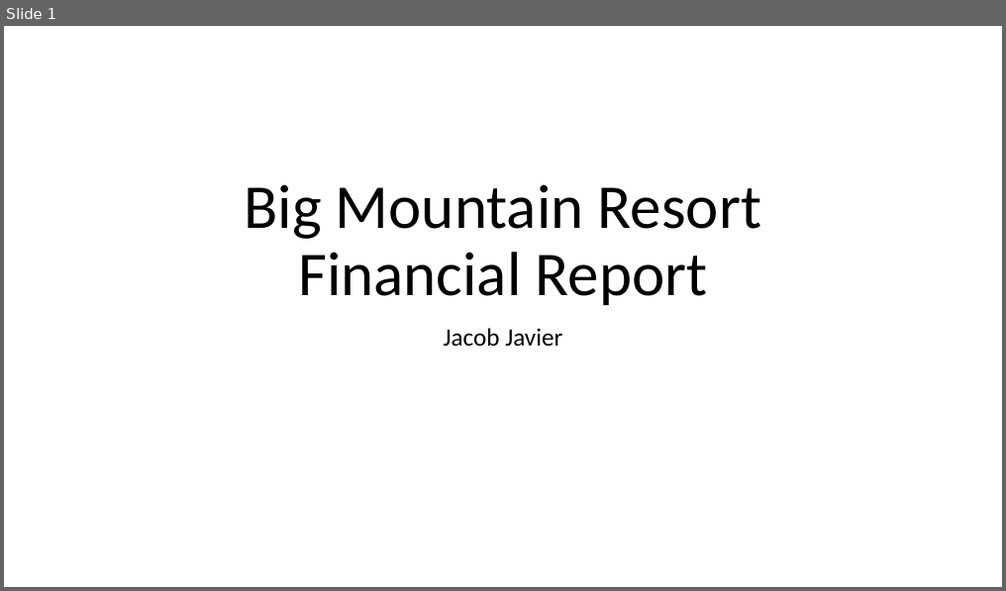
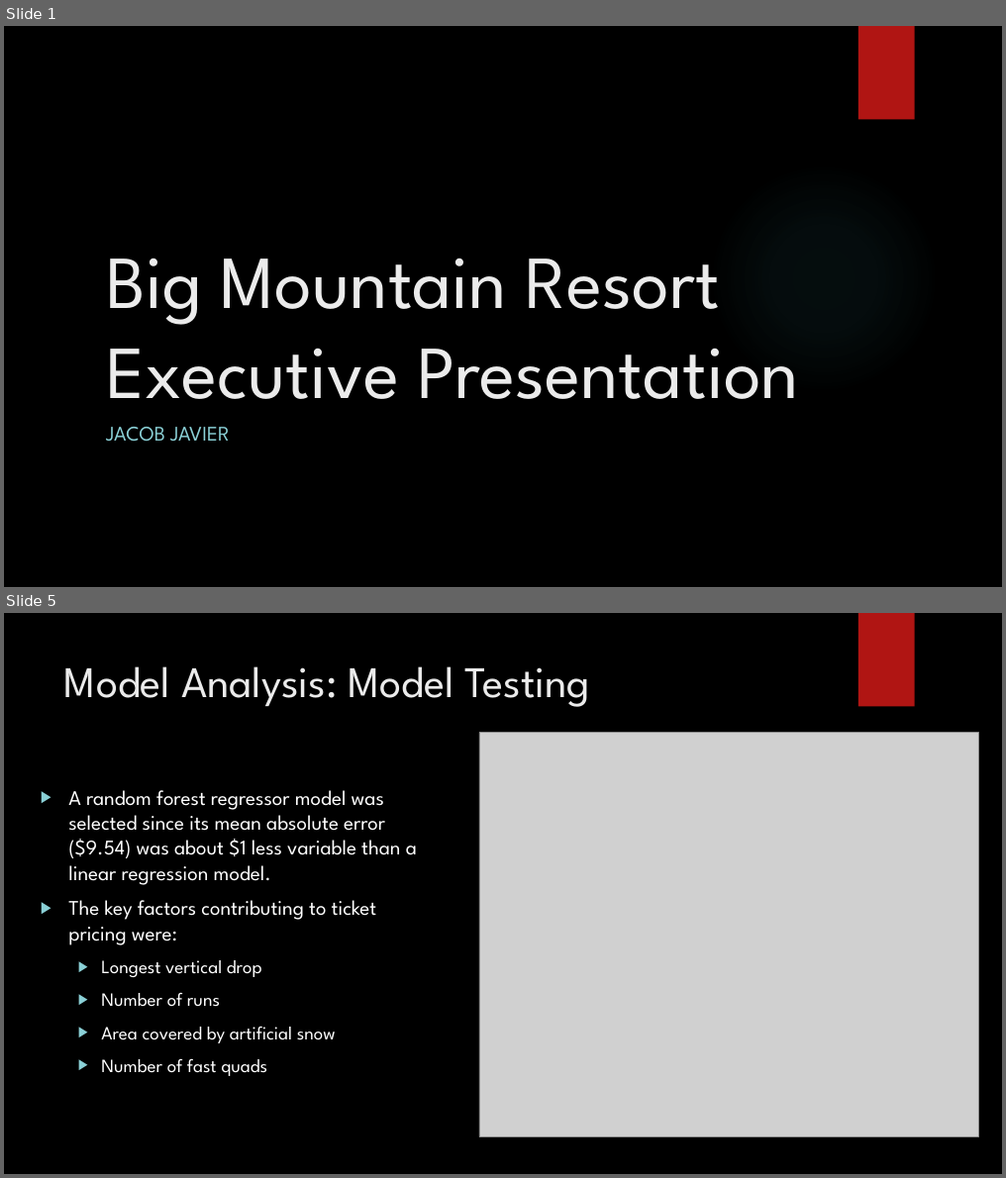
Before and after one commit to jpjavier23/DataScienceGuidedCapstone, a slide deck: Big Mountain Resort Executive Presentation.pptx. Shown one above the other, each under a label of ours: slide 1 before the commit, slides 1 and 5 after it; the slides between them are not shown. The pictures are 1006x591 and 1006x1178 pixels, drawn with LibreOffice and Linux fonts; fonts in the diff are those of the drawing; grey boxes stand for pictures; background and template pictures are left out. Boxes give left, top, right and bottom in pixels: in the first picture for what was removed or moved away, otherwise in the second. Text is boxed around its words. In the diff, an @@ line names an element or a change of style, - is before the commit and + after.

Commit message:
executive presentation complete and ready for final review before submission

```diff
--- a/Big Mountain Resort Executive Presentation.pptx
+++ b/Big Mountain Resort Executive Presentation.pptx
@@ slide 5 added at (4, 613, 1002, 1174), background picture (left out); not listed: 1 template element that a slide beside it also shows @@
@@ title added at (64, 666, 590, 707), 42 pt, text #EBEBEB @@
+Model Analysis: Model Testing
@@ picture added at (479, 732, 979, 1137) @@
@@ text added at (68, 790, 417, 1076), 20 pt, text #FFFFFF @@
+▶ A random forest regressor model was selected since its mean absolute error ($9.54) was about $1 less variable than a linear regression model.
+▶ The key factors contributing to ticket pricing were:
+  ▶ Longest vertical drop
+  ▶ Number of runs
+  ▶ Area covered by artificial snow
+  ▶ Number of fast quads
@@ slide 1 changed as well @@
@@ background #FFFFFF to picture (left out) @@
@@ rectangle added at (858, 26, 915, 120), fill #B01513 @@
@@ ellipse added at (709, 163, 939, 393), fill gradient #50B9C1 @@
@@ title at (106, 258, 799, 399): text changed; size 60 to 72 pt; font Calibri to League Spartan; text colour #000000 to #EBEBEB @@
-Big Mountain Resort Financial Report
+Big Mountain Resort Executive Presentation
@@ subtitle at (106, 427, 230, 442): text changed; size 24 to 20 pt; font Calibri to League Spartan; text colour #000000 to #8AD0D6 @@
-Jacob Javier
+JACOB JAVIER
```
Also in this commit, not shown: 3 other slides changed, 2 other slides added, 3 slides removed, 1 other file.
